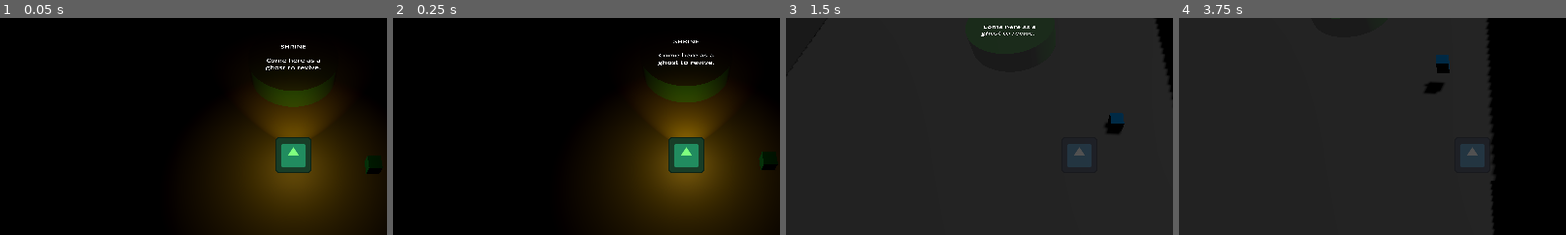
Above: before the commit, frames 1-4 (left to right).
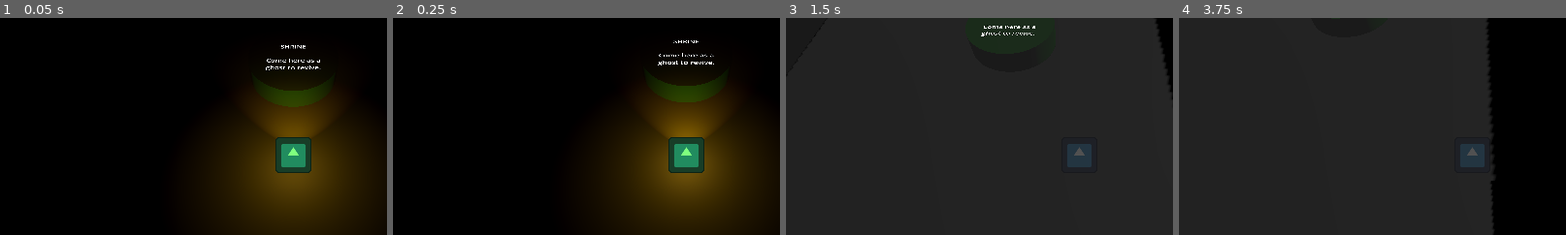
Above: after the commit, the same moments.

Repository: Rusty-Rat-Studios/dead-living-and-dying
Game: Godot game, scene res://game.tscn
The game is run twice, just before and just after one commit, with the same random seed, the same clock (stepped at 60 frames per second) and the same inputs. The engine's default icon, where the game draws it, is replaced by a stand-in: a white triangle on a blue panel in a dark square.
Inputs (mouse positions are % of the whole screen's width and height, from its top left):
- Up to frame 1 (0.05 s): no input
- Up to frame 2 (0.25 s): no input
- Up to frame 3 (1.5 s): tap Enter at 0.5 s; move the mouse to (72, 45) at 0.52 s; hold Right (ui_right) 0.53-1.28 s; tap Tab at 0.6, 1.35 s; move the mouse to (30, 55) at 1.27 s; hold Down (ui_down) from 1.28 s (still down)
- Up to frame 4 (3.75 s): move the mouse to (60, 28) at 2.02 s; release Down (ui_down) at 2.03 s; hold Right (ui_right) 2.03-2.78 s; tap Tab at 2.1, 2.85, 3.6 s; move the mouse to (45, 70) at 2.77 s; hold Up (ui_up) 2.78-3.53 s; move the mouse to (80, 65) at 3.52 s; hold Left (ui_left) from 3.53 s (still down)
The pictures show only the part of the screen within x 12-62%, y 18-68%; the shares and areas given below are measured in that part.

The runs differ from the first frame. In frame 1, 0.3% of the frame differs, in the area x 94-98%, y 63-72%; in frame 2, 0.2%; in frame 3, 0.4%; in frame 4, 0.5%, in the area x 63-70%, y 16-35%.

Commit message:
Remove possessable debug instance in starting room

Diff:
--- a/game.gd
+++ b/game.gd
@@ -18,16 +18,6 @@
 	# pass reference of the player to the states
 	state_machine.init($Player)
 	SignalBus.player_state_changed.connect(_on_player_state_changed)
-
-	#########
-	# DEBUG #
-	#########
-	await get_tree().create_timer(3).timeout
-	$World/RoomBottom/Possessable.possess()
-	await get_tree().create_timer(3).timeout
-	$World/RoomBottom/Possessable.attack($Player)
-	$World/RoomBottom/Possessable.depossess()
-
 
 
 func _unhandled_input(event: InputEvent) -> void:
--- a/game.tscn
+++ b/game.tscn
@@ -108,9 +108,6 @@
 ghost to revive."
 font_size = 64
 
-[node name="Possessable" parent="World/RoomBottom" instance=ExtResource("13_66ase")]
-transform = Transform3D(1, 0, 0, 0, 1, 0, 0, 0, 1, 3, 0.25, 0)
-
 [node name="RoomCenter" type="Node3D" parent="World"]
 transform = Transform3D(1, 0, 0, 0, 1, 0, 0, 0, 1, 0, 0, -20)
 script = ExtResource("10_uwref")
